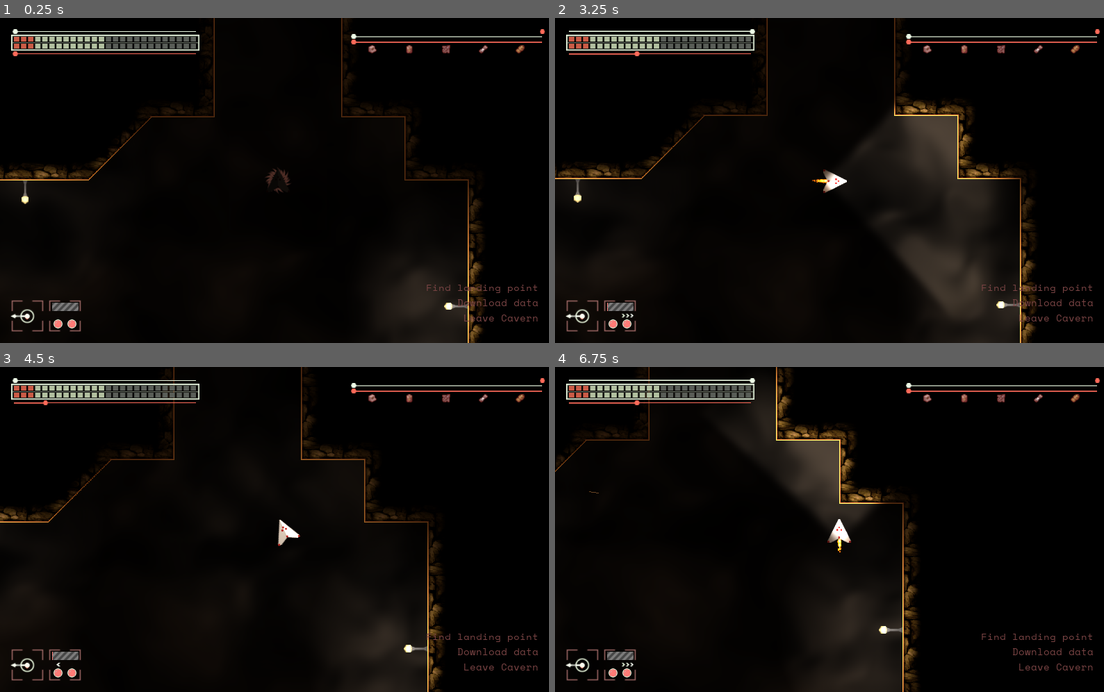
Above: before the commit, frames 1-4 (two rows, left to right).
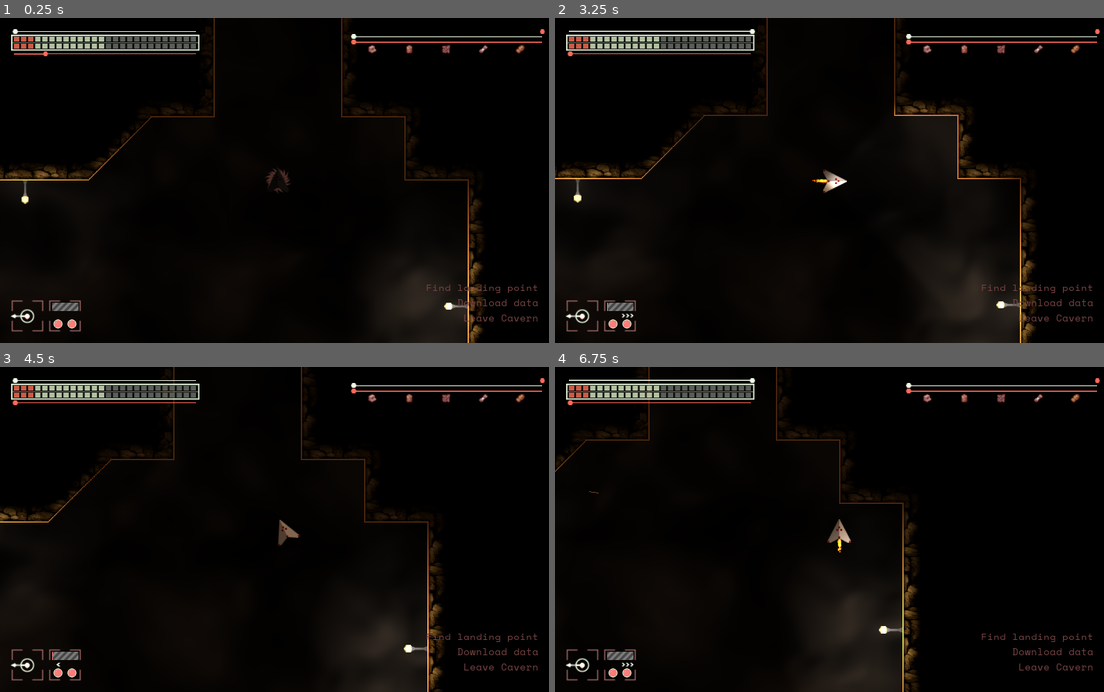
Above: after the commit, the same moments.

Repository: maximinus/scheme7
Game: Godot game, scene res://scenes/World.tscn
Two runs of this game, one before a commit and one after it. Both use one fixed random seed, a clock stepped at 60 frames per second and the inputs below. Sound files missing from this copy of the repository are replaced by a short silence.
Inputs:
- Up to frame 1 (0.25 s): no input
- Up to frame 2 (3.25 s): tap Enter (Enter) at 0.5, 2.85 s; hold D (RightTurn) 0.53-1.28 s; tap Space (FireLaser) at 0.6, 1.25, 2.3 s; tap K (FullBeam) at 0.8, 1.35, 3.05 s; hold M (download) 1.28-2.03 s; tap L (Lights) at 1.55, 2.1 s; hold D (RightTurn) 2.03-2.78 s; hold W (Thrust) from 2.78 s (still down)
- Up to frame 3 (4.5 s): release W (Thrust) at 3.53 s; hold A (LeftTurn) from 3.53 s (still down); tap Space (FireLaser) at 3.6 s; tap L (Lights) at 3.8 s; tap K (FullBeam) at 4.35 s
- Up to frame 4 (6.75 s): tap Space (FireLaser) at 4.55, 5.85 s; release A (LeftTurn) at 5.03 s; hold M (download) 5.03-5.78 s; tap L (Lights) at 5.1, 6.05 s; tap K (FullBeam) at 5.3, 6.6 s; hold D (RightTurn) 5.78-6.53 s; hold W (Thrust) from 6.53 s (still down)

The runs differ from the first frame. In frame 1, less than 0.1% of the frame differs, in the area x 2-9%, y 10-12%; in frame 2, 4.6%; in frame 3, 0.4%; in frame 4, 4.8%, in the area x 2-61%, y 0-55%.

Commit message:
Moving player data into player object

Diff:
--- a/Scheme7/code/global/globals.gd
+++ b/Scheme7/code/global/globals.gd
@@ -1,4 +1,6 @@
 extends Node
+
+const ROCKET_FORCE = 1.6
 
 class RocketTemperature:
 	const NOZZLE_HEATING = 8
@@ -28,6 +30,81 @@
 		nozzle_temp = 0
 		injection_temp = 0
 
+
+class FuelTank:
+	const STARTING_FUEL = 5000.0
+	const ROCKET_CONSUMPTION = 50.0
+
+	var fuel = STARTING_FUEL
+	var burning = false
+
+	func _init():
+		pass
+
+	func fuelLeft():
+		return fuel / STARTING_FUEL
+
+	func fuelDrain():
+		# always max if rocket is on
+		if burning == true:
+			return 1.0
+		else:
+			return 0.0
+
+	func update(delta, rocket_on):
+		if rocket_on == true:
+			fuel = max(0, fuel - (ROCKET_CONSUMPTION * delta))
+			burning = true
+		else:
+			burning = false
+
+	func haveFuel():
+		if fuelLeft() <= 0.0:
+			return false
+		return true
+
+	func reset():
+		fuel = STARTING_FUEL
+		burning = false
+
+class Rocket:
+	var fuel = FuelTank.new()
+	var temp = RocketTemperature.new(0.0, 0.0)
+	var working = true
+	var can_turn = true
+	var firing_rocket = false
+
+	func _init():
+		pass
+
+	func update(delta, energy):
+		if energy > 0.0 == true and working == true:
+			firing_rocket = true
+		else:
+			firing_rocket = false
+		fuel.update(delta, firing_rocket)
+		temp.update(energy, delta)
+
+
+	func canFireRocket():
+		if working == false:
+			return false
+		return fuel.haveFuel()
+
+	func canTurn():
+		return can_turn
+
+	func reset():
+		fuel.reset()
+		temp.reset()
+
+	func getForceVector(rotation):
+		var x_force = sin(rotation) * ROCKET_FORCE
+		var y_force = cos(rotation) * -ROCKET_FORCE
+		return Vector2(x_force, y_force)
+
+
+enum LIGHT_STATUS { Normal, Circle, Off }
 
 class BatteryCharge:
 	const LIGHT_COST = 5.0
@@ -35,8 +112,8 @@
 	const MAX_DRAIN = 30.0
 	const MAX_CHARGE = 1000.0
 
-	var lights = false
 	var fullbeam = false
+	var status = LIGHT_STATUS.Off
 	var charge = MAX_CHARGE
 	var drain = 0
 
@@ -51,9 +128,22 @@
 		# returned as a float from 0 to 1
 		return (drain / MAX_DRAIN)
 
+	func cycleLights():
+		# move to next status if we can
+		if charge <= 0:
+			status = LIGHT_STATUS.Off
+			return LIGHT_STATUS.Off
+		if status == LIGHT_STATUS.Off:
+			status = LIGHT_STATUS.Normal
+		elif status == LIGHT_STATUS.Normal:
+			status = LIGHT_STATUS.Circle
+		else:
+			status == LIGHT_STATUS.Off
+		return status
+
 	func update(delta):
 		drain = 0
-		if lights == true:
+		if status == LIGHT_STATUS.Off:
 			charge -= (LIGHT_COST * delta)
 			drain += LIGHT_COST
 			if fullbeam == true:
@@ -61,47 +151,20 @@
 				drain += FULLBEAM_COST
 		charge = max(0, charge)
 
-	func reset():
-		lights = false
+	func switchFullbeam():
+		# return new status
+		fullbeam = !fullbeam
+		return fullbeam
+
+	func lightsOff():
+		fullbeam = false
+		status = LIGHT_STATUS.Off
+
+	func reset():
 		fullbeam = false
 		charge = MAX_CHARGE
+		status = LIGHT_STATUS.Off
 		drain = 0
-
-class FuelTank:
-	const STARTING_FUEL = 5000.0
-	const ROCKET_CONSUMPTION = 50.0
-
-	var fuel = STARTING_FUEL
-	var burning = false
-
-	func _init():
-		pass
-
-	func fuelLeft():
-		return fuel / STARTING_FUEL
-
-	func fuelDrain():
-		# always max if rocket is on
-		if burning == true:
-			return 1.0
-		else:
-			return 0.0
-
-	func update(delta, rocket_on):
-		if rocket_on == true:
-			fuel = max(0, fuel - (ROCKET_CONSUMPTION * delta))
-			burning = true
-		else:
-			burning = false
-
-	func haveFuel():
-		if fuelLeft() <= 0.0:
-			return false
-		return true
-
-	func reset():
-		fuel = STARTING_FUEL
-		burning = false
 
 class Shield:
 	# shield - an electrical shield to protect
@@ -196,35 +259,10 @@
 		last_speed = 0
 
 
-class EnergyShield:
-	func _init():
-		pass
-
-	func canUse():
-		return false
-
-	func reset():
-		pass
-
-
-class Gun:
-	func _init():
-		pass
-
-	func canFire():
-		return true
-
-	func reset():
-		pass
-
-
 class Player:
-	var rocket = RocketTemperature.new(0, 0)
+	var rocket = Rocket.new()
 	var battery = BatteryCharge.new()
-	var fuel = FuelTank.new()
 	var shield = Shield.new()
-	var energy = EnergyShield.new()
-	var gun = Gun.new()
 
 	var last_force = Vector2(0.0, 0.0)
 	var position = Vector2(0, 0)
@@ -239,9 +277,9 @@
 		last_force = Vector2(0, 0)
 		rocket.reset()
 		battery.reset()
-		fuel.reset()
 		shield.reset()
 		position = Vector2()
+
 
 class Level:
 	func _init():
--- a/Scheme7/scenes/Player/Player.gd
+++ b/Scheme7/scenes/Player/Player.gd
@@ -3,7 +3,6 @@
 const ROTATION_SPEED = 120.0
 const GRAVITY_VECTOR = Vector2(0, 5.0)
 const TAKEOFF_INJECTION = Vector2(0, -20.0)
-const ROCKET_FORCE = 1.6
 const BOUNCE = 0.5
 const SPIN_BRAKING = 0.1
 const LANDING_MAX_ROTATION = 10.0
@@ -18,9 +17,6 @@
 const ELECTRIC_MOVE_FORCE = 50.0
 const ELECTRIC_TURN_FORCE = 20.0
 
-# TODO: move out
-enum LIGHT_STATUS { Normal, Circle, Off }
-
 signal player_collision
 signal player_landed
 signal laser_fire
@@ -29,16 +25,12 @@
 # sum of forces acting on the ship
 var velocity = Vector2(0, 0)
 
-# TODO: move out
-var firing_rocket = false
 # turned by hitting something
 var turning = 0
 var landing = false
 var landed = false
 var takeoff = false
 var processing = false
-# TODO: move out
-var light_status = LIGHT_STATUS.Off
 var electrified = false
 var electric_meet_force = Vector2(0.0, 0.0)
 
@@ -48,23 +40,16 @@
 
 func _ready():
 	randomize()
-	# TODO: move out
 	player = Globals.player
-	player.battery.lights = false
-	player.battery.fullbeam = false
 
 func reset():
 	velocity = Vector2(0.0, 0.0)
 	rotation = 0.0
-	# TODO: move out
-	firing_rocket = false
 	flameOff(0.0)
 	turning = 0
 	landing = false
 	landed = false
 	takeoff = false
-	# TODO: move out
-	light_status = LIGHT_STATUS.Off
 	electrified = false
 	electric_meet_force = Vector2(0.0, 0.0)
 	$Image.frame = 0
@@ -84,7 +69,7 @@
 	$Image.frame = player.shield.getDamageFrame()
 
 	# TODO: confirm with API
-	if Input.is_action_pressed('Thrust') and player.fuel.haveFuel():
+	if Input.is_action_pressed('Thrust') and player.rocket.canFireRocket():
 		landing = false
 		if landed == true:
 			landed = false
@@ -99,10 +84,11 @@
 		return
 
 	# TODO: confirm with API
-	if Input.is_action_pressed('LeftTurn'):
-		rotation_degrees -= ROTATION_SPEED * delta
-	if Input.is_action_pressed('RightTurn'):
-		rotation_degrees += ROTATION_SPEED * delta
+	if player.rocket.canTurn() == true:
+		if Input.is_action_pressed('LeftTurn'):
+			rotation_degrees -= ROTATION_SPEED * delta
+		if Input.is_action_pressed('RightTurn'):
+			rotation_degrees += ROTATION_SPEED * delta
 
 	if electrified == true:
 		rotation += rand_range(-ELECTRIC_TURN_FORCE, ELECTRIC_TURN_FORCE) * delta
@@ -140,7 +126,6 @@
 
 func checkLaser():
 	if Input.is_action_just_pressed('FireLaser'):
-		# TODO: check with API
 		emit_signal('laser_fire')
 
 func checkLights():
@@ -148,44 +133,34 @@
 	if player.battery.charge <= 0.0:
 		$LHNormal.visible = false
 		$LCNormal.visible = false
-		# TODO: move out
-		light_status = LIGHT_STATUS.Off
-		player.battery.lights = false
-		player.battery.fullbeam = false
-		return
+		player.battery.lightsOff()
+		return
+
+	# ok, can do lights
 
 	if Input.is_action_just_pressed('Lights'):
-		if light_status == LIGHT_STATUS.Normal:
-			# to circle
+		var current_status = player.battery.cycleLights()
+		if current_status == Globals.LIGHT_STATUS.Normal:
+			$LHNormal.visible = true
+			$LCNormal.visible = false
+		elif current_status == Globals.LIGHT_STATUS.Circle:
+			$LHNormal.visible = false
+			$LCNormal.visible = false
+		else:
+			# all off, to normal
 			$LHNormal.visible = false
 			$LCNormal.visible = true
-			light_status = LIGHT_STATUS.Circle
-			player.battery.lights = true
-		elif light_status == LIGHT_STATUS.Circle:
-			# all off
-			$LHNormal.visible = false
-			$LCNormal.visible = false
-			player.battery.lights = false
-			light_status = LIGHT_STATUS.Off
-		else:
-			# all off, to normal
-			$LHNormal.visible = true
-			$LCNormal.visible = false
-			player.battery.lights = true
-			light_status = LIGHT_STATUS.Normal
 
 	if Input.is_action_just_pressed('FullBeam'):
 		# if lights are off, ignore
-		if light_status == LIGHT_STATUS.Off:
+		if player.battery.status == Globals.LIGHT_STATUS.Off:
 			return
-		if player.battery.fullbeam == false:
+		if player.battery.switchFullbeam() == false:
 			$LCNormal.energy = FULLBEAM_ENERGY
 			$LHNormal.energy = FULLBEAM_ENERGY
-			player.battery.fullbeam = true
 		else:
 			$LCNormal.energy = LIGHT_ENERGY
 			$LHNormal.energy = LIGHT_ENERGY
-			player.battery.fullbeam = false
 
 func processLanding(delta):
 	# we are trying to land
@@ -234,8 +209,8 @@
 	# don't apply on takeoff
 	if takeoff == false:
 		velocity += GRAVITY_VECTOR * delta
-	if firing_rocket == true:
-		velocity += getForceVector()
+	if player.rocket.firing_rocket == true:
+		velocity += player.rocket.getForceVector(rotation)
 	if takeoff == true:
 		velocity += TAKEOFF_INJECTION
 
@@ -269,7 +244,7 @@
 	if dead == true:
 		# we are dead, raise the signal and finish
 		# kill all sounds and animations
-		flameOff(0.1)
+		flameOff(delta)
 		$RocketSound.stop()
 		$ElectricCollision.stop()
 		emit_signal('player_dead')
@@ -358,26 +333,17 @@
 	$CollisionSound.play()
 	emit_signal('player_collision', position)
 
-func getForceVector():
-	var x_force = sin(rotation) * ROCKET_FORCE
-	var y_force = cos(rotation) * -ROCKET_FORCE
-	return Vector2(x_force, y_force)
-
 func flameOn(delta):
-	firing_rocket = true
 	$FlameLight.visible = true
-	player.rocket.update(1.0, delta)
-	player.fuel.update(delta, true)
+	player.rocket.update(delta, 1.0)
 	$Flame/OuterParticle.emitting = true
 	$Flame/InnerParticle.emitting = true
 	if $RocketSound.playing == false:
 		$RocketSound.play()
 
 func flameOff(delta):
-	firing_rocket = false
 	$FlameLight.visible = false
-	player.rocket.update(0.0, delta)
-	player.fuel.update(delta, false)
+	player.rocket.update(delta, 0.0)
 	$Flame/OuterParticle.emitting = false
 	$Flame/InnerParticle.emitting = false
 	$RocketSound.stop()
--- a/Scheme7/scenes/PlayerUI/controls/battery_dial/BatteryLevel.gd
+++ b/Scheme7/scenes/PlayerUI/controls/battery_dial/BatteryLevel.gd
@@ -11,7 +11,7 @@
 
 func _ready():
 	battery = Globals.player.battery
-	fuel = Globals.player.fuel
+	fuel = Globals.player.rocket.fuel
 
 func _process(delta):
 	displayBattery(delta)
--- a/Scheme7/scenes/PlayerUI/controls/heat_dial/HeatDial.gd
+++ b/Scheme7/scenes/PlayerUI/controls/heat_dial/HeatDial.gd
@@ -6,7 +6,7 @@
 var rocket
 
 func _ready():
-	rocket = Globals.player.rocket
+	rocket = Globals.player.rocket.temp
 	last_temp = rocket.nozzle_temp
 
 func _process(delta):
